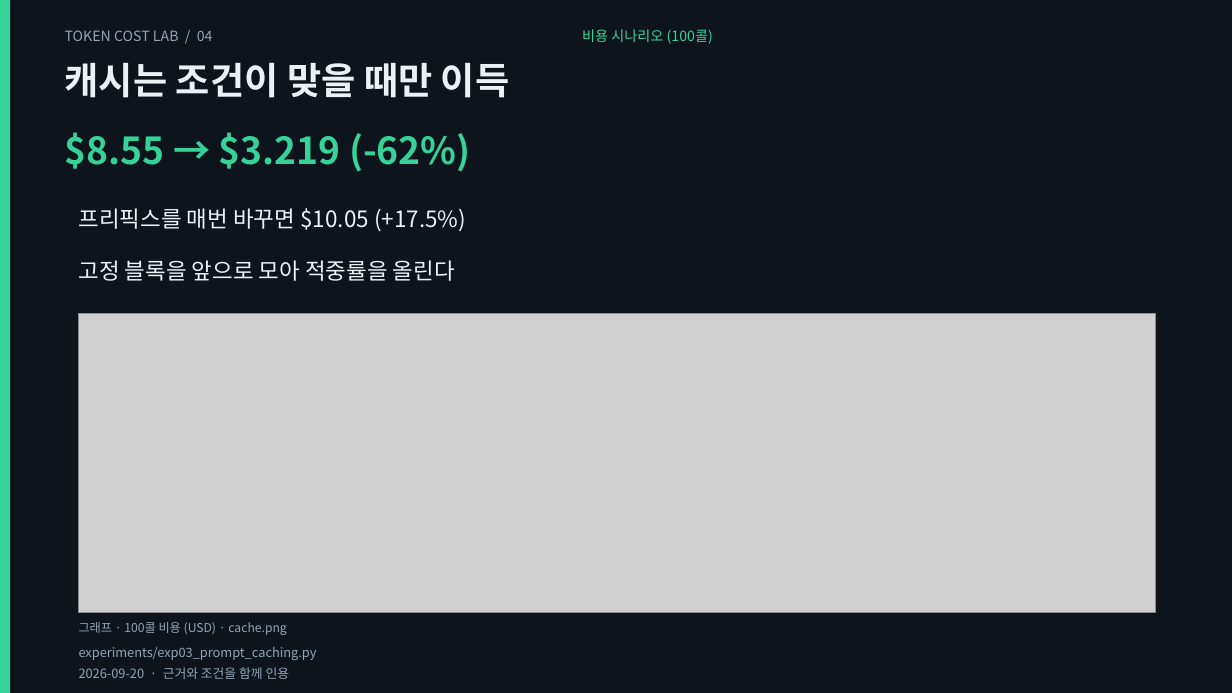
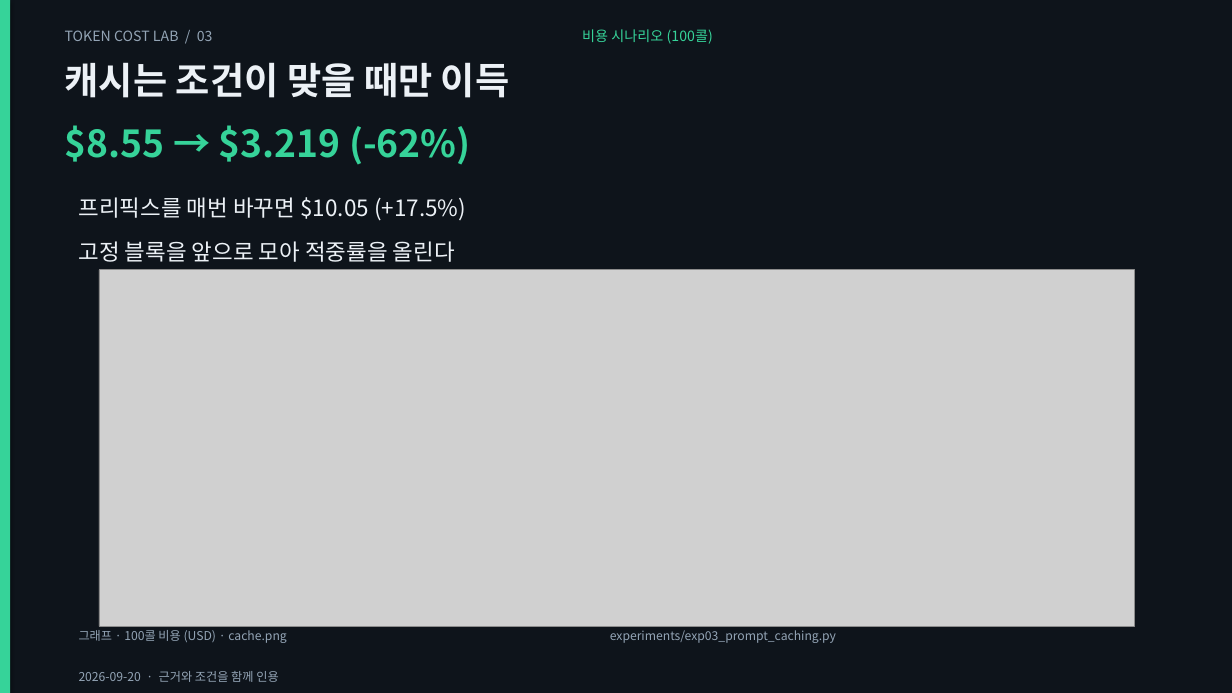
Before and after one commit to giyeop-cody/token-cost-lab, a slide deck: slide 3 of presentation/token_cost_bonus.pptx (slide 4 before the commit). Drawn at 1232x693 pixels with LibreOffice and Linux fonts; fonts in the diff are those of the drawing; grey boxes stand for pictures. Boxes give left, top, right and bottom in pixels: in the first picture for what was removed or moved away, otherwise in the second. Text is boxed around its words. In the diff, an @@ line names an element or a change of style, - is before the commit and + after.

Commit message:
feat: rebuild the decks as a visual talk — bigger charts, price table, section dividers
그래프를 슬라이드 전폭·전고로 키우고, 단가 표 슬라이드와 구간 표지를 넣어
발표 흐름(01 언어 → 02 출력·추론 → 03 캐시·컨텍스트 → 04 사례·적용)을 만들었다.

- 그래프 11종으로 확대: 추가 3종
  · monthly  워크플로 A/B 월 청구서(월 1,760건, 모델 6종) — B가 -64~-69%
  · cache_hit 캐시 적중률별 100콜 비용 곡선 + 손익분기 22.0%
  · usage_mix 20턴 세션 토큰 구성 — 이력 재전송 75.1%, 생성은 2.3%
  tokenizer 차트는 영어=1.00 기준 4개 가로 막대로 재작성(넓은 화면에서 읽히게)
- 단가 표 슬라이드: lab/pricing.py에서 셀을 직접 생성(모델·입력·출력·출력÷입력·캐시 읽기)
- 구간 표지 5종(01~04 + 심화). 렌더러에 divider/table 레이아웃 추가
- 덱 구성: 통합 44 · 본편 34 · 보너스 16 · 에이전트 23 · 케이스 15장
  차트 33장 · 표 2장 · 표지 5장. stack 차트와 중복되는 텍스트 슬라이드는 제거
- 검증: 표 셀 대조(단가 스냅샷) · 모든 차트가 덱에서 실제 사용되는지 · 표지에도 멘트·노트 요구
  · 월 청구서/캐시 곡선/토큰 구성의 재계산 대조 — 테스트 120 (신규 3)
- 문서: presentation/README(그래프 표), RETIRED(장수·재주장 17), REASSERTED·CORRECTIONS 동기화

```diff
--- a/presentation/token_cost_bonus.pptx
+++ b/presentation/token_cost_bonus.pptx
@@ text at box(65, 30, 213, 41): text changed @@
-TOKEN COST LAB / 04
+TOKEN COST LAB / 03
@@ text "$8.55 → $3.219 (-62%)": place and size @@
-text "$8.55 → $3.219 (-62%)" at box(65, 132, 471, 172)
+text "$8.55 → $3.219 (-62%)" at box(65, 125, 471, 165)
@@ text "프리픽스를 매번 바꾸면 $10.05 (+17.5%)": place and size @@
-text "프리픽스를 매번 바꾸면 $10.05 (+17.5%)" at box(79, 208, 466, 232)
+text "프리픽스를 매번 바꾸면 $10.05 (+17.5%)" at box(79, 197, 466, 221)
@@ text "고정 블록을 앞으로 모아 적중률을 ...": place and size @@
-text "고정 블록을 앞으로 모아 적중률을 ..." at box(79, 260, 455, 281)
+text "고정 블록을 앞으로 모아 적중률을 ..." at box(79, 241, 455, 262)
@@ picture: place and size @@
-picture at box(79, 313, 1155, 613)
+picture at box(99, 270, 1135, 627)
@@ text "그래프 · 100콜 비용 (USD) ...": place and size @@
-text "그래프 · 100콜 비용 (USD) ..." at box(79, 622, 286, 635)
+text "그래프 · 100콜 비용 (USD) ..." at box(79, 630, 286, 643)
@@ text "experiments/exp03_prompt_caching.py" at box(610, 630, 836, 643): size 10 to 9.5 pt @@
@@ text "experiments/exp03_prompt_caching.py": place and size @@
-text "experiments/exp03_prompt_caching.py" at box(79, 647, 317, 660)
+text "experiments/exp03_prompt_caching.py" at box(610, 630, 836, 643)
@@ text "2026-09-20 · 근거와 조건을 함께 ..." at box(79, 671, 278, 682): size 10 to 9.5 pt @@
```
Also in this commit, not shown: 12 other slides changed, 3 slides added, 1 slide removed, 37 other files.
